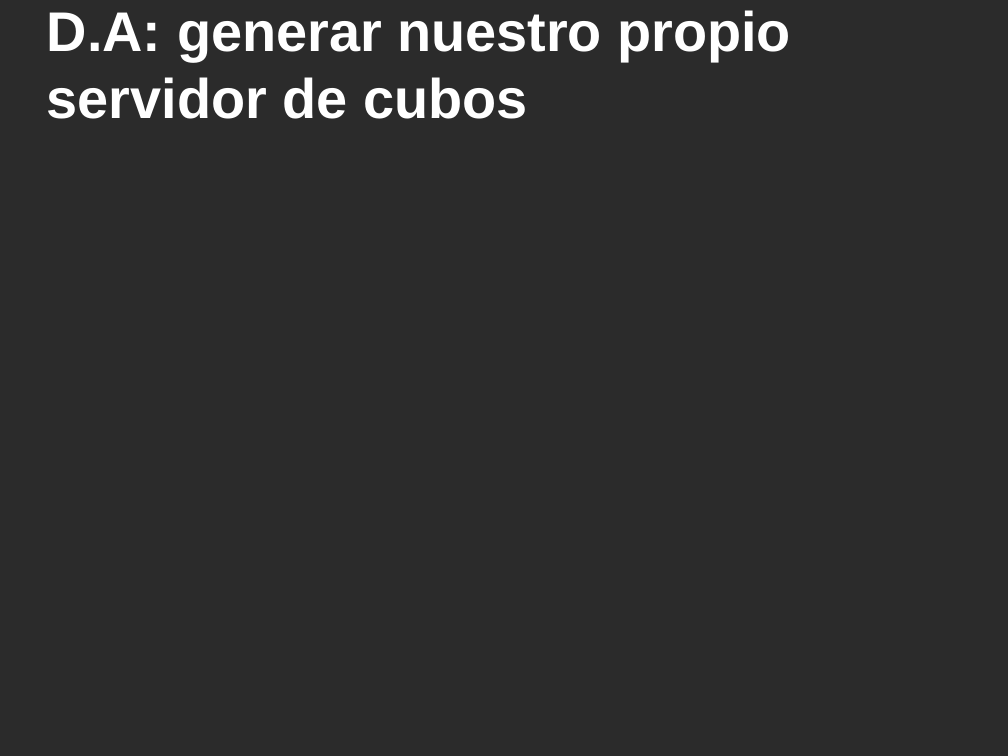
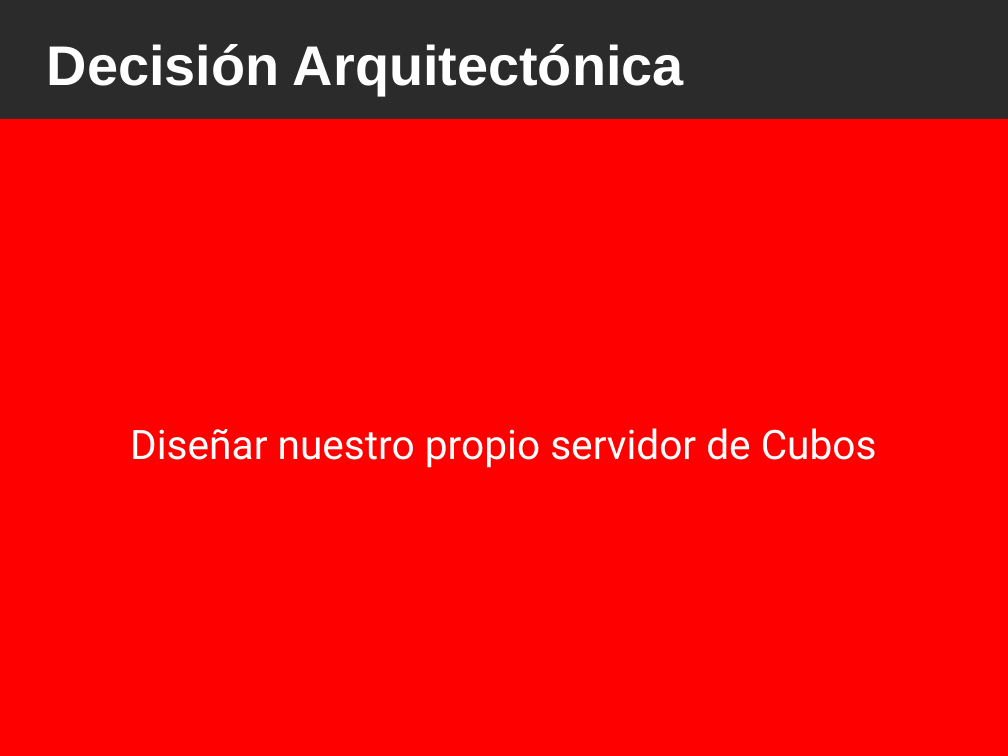
Before and after one commit to ervin45/proyectofinal, a slide deck: slide 22 of doc/material_para_la_catedra/presentacion_final/presentacion_final.odp (slide 21 before the commit). Drawn at 1008x756 pixels with LibreOffice and Linux fonts; fonts in the diff are those of the drawing; background and template pictures are left out; a plain dark background stands for a picture behind light text. Boxes give left, top, right and bottom in pixels: in the first picture for what was removed or moved away, otherwise in the second. Text is boxed around its words. In the diff, an @@ line names an element or a change of style, - is before the commit and + after.

```diff
--- a/doc/material_para_la_catedra/presentacion_final/presentacion_final.odp
+++ b/doc/material_para_la_catedra/presentacion_final/presentacion_final.odp
@@ title at <box>47,44,684,95</box>: text changed @@
-D.A: generar nuestro propio servidor de cubos
+Decisión Arquitectónica
@@ rectangle added at <box>0,119,1008,756</box>, fill #FF0000, 32 pt, text #FFFFFF @@
+Diseñar nuestro propio servidor de Cubos
```
Also in this commit, not shown: 10 other slides changed, 3 slides added, 2 slides removed.
